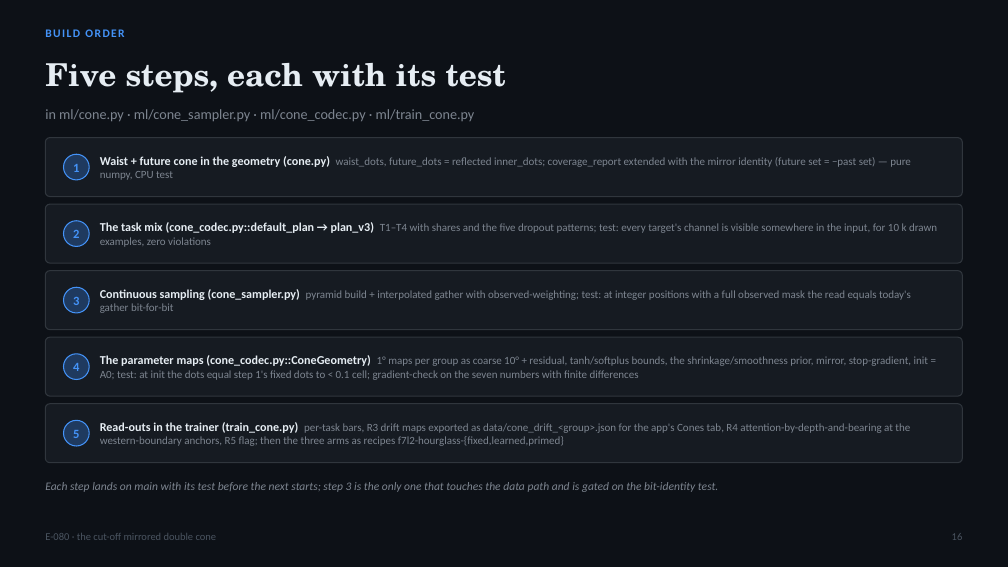
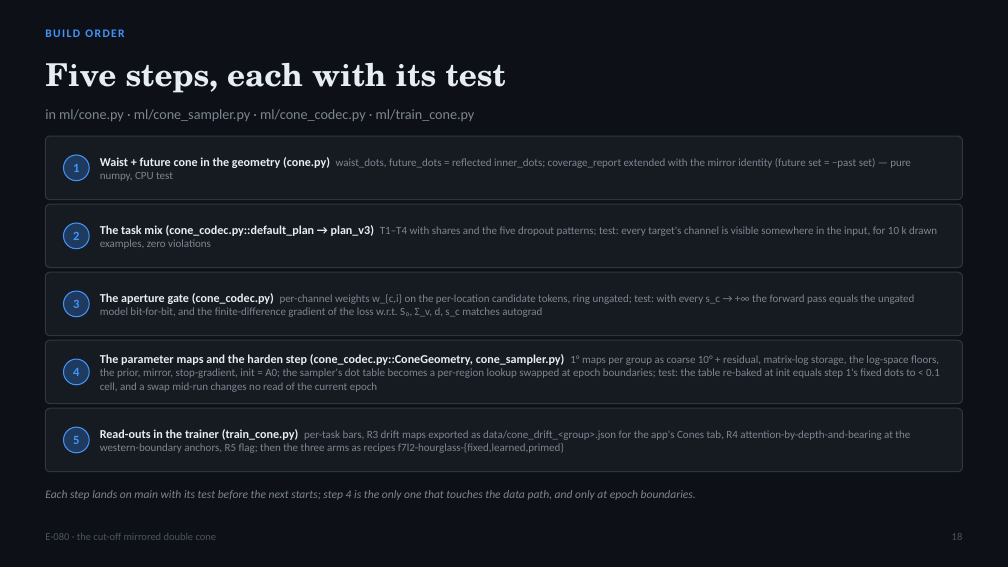
Before and after one commit to blauewelt/earth, a slide deck: slide 18 of ml/plans/E080_hourglass_cone_deck.pptx (slide 16 before the commit). Drawn at 1008x567 pixels with LibreOffice and Linux fonts; fonts in the diff are those of the drawing. Boxes give left, top, right and bottom in pixels: in the first picture for what was removed or moved away, otherwise in the second. Text is boxed around its words. In the diff, an @@ line names an element or a change of style, - is before the commit and + after.

```diff
--- a/ml/plans/E080_hourglass_cone_deck.pptx
+++ b/ml/plans/E080_hourglass_cone_deck.pptx
@@ rounded rectangle: place and size @@
-rounded rectangle at [45,204,963,263]
+rounded rectangle at [45,204,963,268]
@@ rounded rectangle: place and size @@
-rounded rectangle at [45,271,963,330]
+rounded rectangle at [45,272,963,336]
@@ text at [100,293,914,317]: text changed @@
-Continuous sampling (cone_sampler.py) pyramid build + interpolated gather with observed-weighting; test: at integer positions with a full observed mask the read equals today's gather bit-for-bit
+The aperture gate (cone_codec.py) per-channel weights w_{c,i} on the per-location candidate tokens, ring ungated; test: with every s_c → +∞ the forward pass equals the ungated model bit-for-bit, and the finite-difference gradient of the loss w.r.t. S₀, Σ_v, d, s_c matches autograd
@@ rounded rectangle: place and size @@
-rounded rectangle at [45,337,963,396]
+rounded rectangle at [45,340,963,404]
@@ text at [100,354,940,392]: text changed @@
-The parameter maps (cone_codec.py::ConeGeometry) 1° maps per group as coarse 10° + residual, tanh/softplus bounds, the shrinkage/smoothness prior, mirror, stop-gradient, init = A0; test: at init the dots equal step 1's fixed dots to < 0.1 cell; gradient-check on the seven numbers with finite differences
+The parameter maps and the harden step (cone_codec.py::ConeGeometry, cone_sampler.py) 1° maps per group as coarse 10° + residual, matrix-log storage, the log-space floors, the prior, mirror, stop-gradient, init = A0; the sampler's dot table becomes a per-region lookup swapped at epoch boundaries; test: the table re-baked at init equals step 1's fixed dots to < 0.1 cell, and a swap mid-run changes no read of the current epoch
@@ proportions changed in 5 elements at [45,136,963,200], [45,204,963,268], [45,272,963,336], [45,340,963,404], [45,408,963,472] @@
@@ rounded rectangle: place and size @@
-rounded rectangle at [45,404,963,463]
+rounded rectangle at [45,408,963,472]
@@ text "Read-outs in the trainer (train_cone.py) ...": place and size @@
-text "Read-outs in the trainer (train_cone.py) ..." at [100,422,910,446]
+text "Read-outs in the trainer (train_cone.py) ..." at [100,429,910,453]
@@ 3 ellipses, 2 texts: place and size @@
-3 ellipses, 2 texts at [64,287,89,446]
+3 ellipses, 2 texts at [64,291,89,453]
@@ text at [45,490,696,500]: text changed @@
-Each step lands on main with its test before the next starts; step 3 is the only one that touches the data path and is gated on the bit-identity test.
+Each step lands on main with its test before the next starts; step 4 is the only one that touches the data path, and only at epoch boundaries.
```
Also in this commit, not shown: 10 other slides changed, 3 slides added, 1 slide removed, 8 other files.
